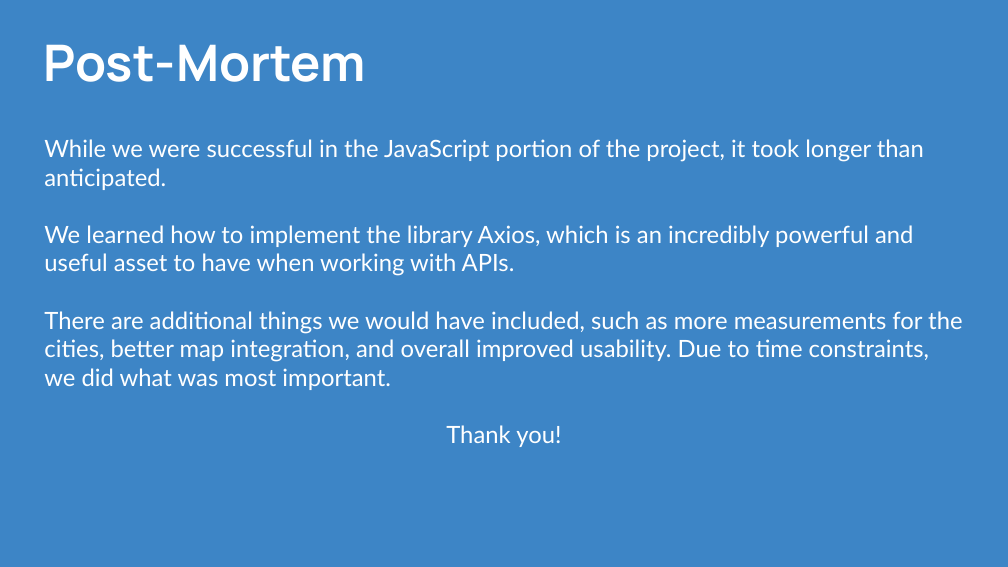
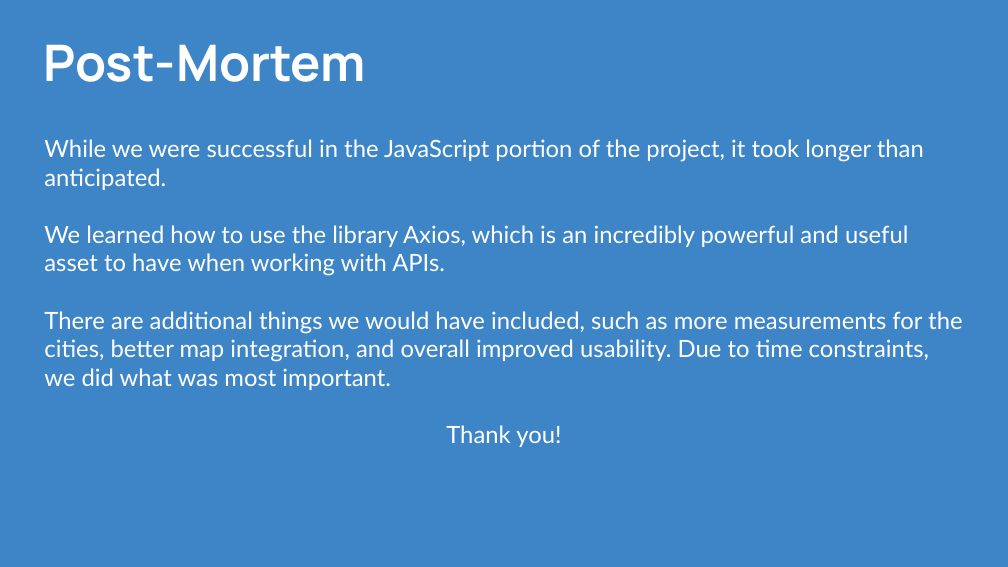
Before and after one commit to CPrince20/Homies, a slide deck: slide 20 of Homies City Collection.pptx. Drawn at 1008x567 pixels with LibreOffice and Linux fonts; fonts in the diff are those of the drawing. Boxes give left, top, right and bottom in pixels: in the first picture for what was removed or moved away, otherwise in the second. Text is boxed around its words. In the diff, an @@ line names an element or a change of style, - is before the commit and + after.

Commit message:
Added to PPT

```diff
--- a/Homies City Collection.pptx
+++ b/Homies City Collection.pptx
@@ text at (x1=44, y1=225, x2=908, y2=276): text changed @@
-We learned how to implement the library Axios, which is an incredibly powerful and useful asset to have when working with APIs.
+We learned how to use the library Axios, which is an incredibly powerful and useful asset to have when working with APIs.
```
Also in this commit, not shown: 1 other slide changed.
